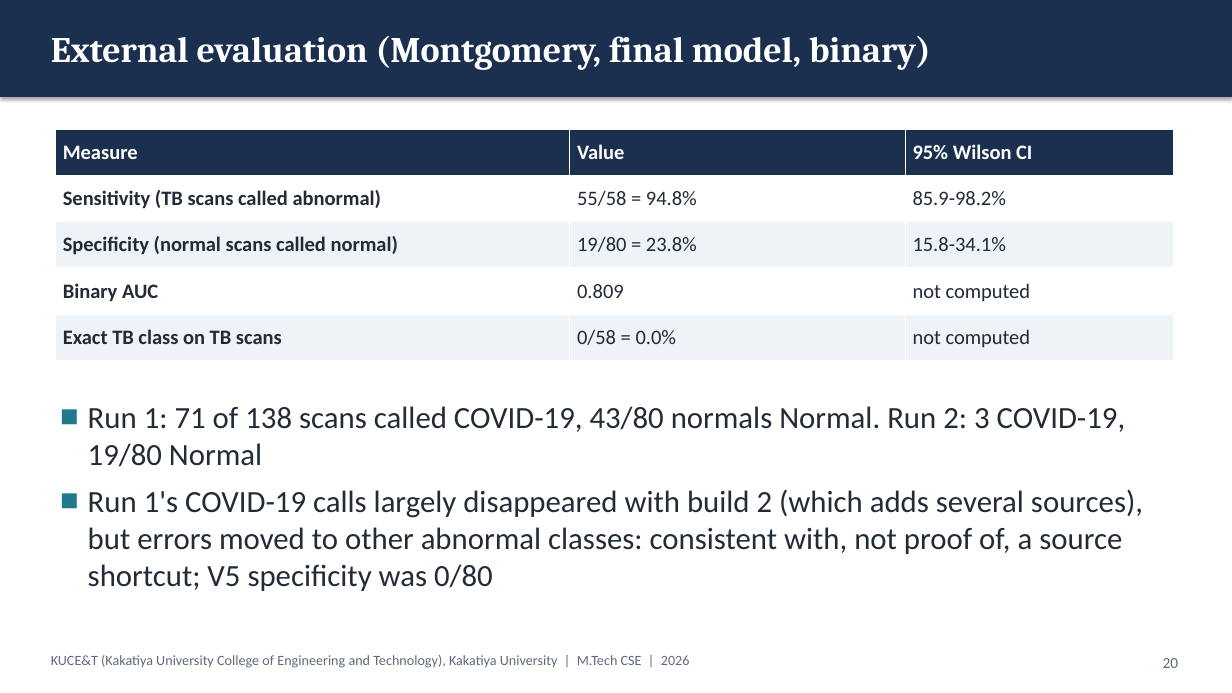
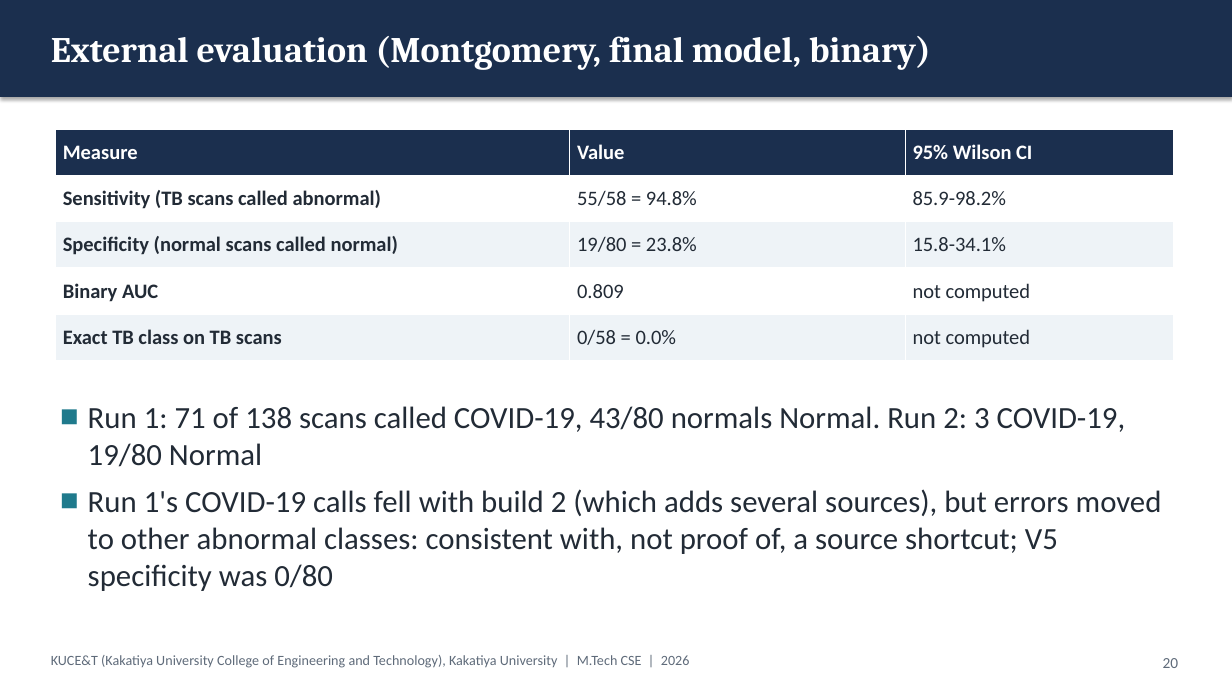
Before and after one commit to KSathwik/Lung_Disease_Detector, a slide deck: slide 20 of docs/presentation/LungAI_MTech_Presentation.pptx. Drawn at 1232x693 pixels with LibreOffice and Linux fonts; fonts in the diff are those of the drawing. Boxes give left, top, right and bottom in pixels: in the first picture for what was removed or moved away, otherwise in the second. Text is boxed around its words. In the diff, an @@ line names an element or a change of style, - is before the commit and + after.

```diff
--- a/docs/presentation/LungAI_MTech_Presentation.pptx
+++ b/docs/presentation/LungAI_MTech_Presentation.pptx
@@ text at (88, 489, 1162, 591): text changed @@
-■ Run 1's COVID-19 calls largely disappeared with build 2 (which adds several sources), but errors moved to other abnormal classes: consistent with, not proof of, a source shortcut; V5 specificity was 0/80
+■ Run 1's COVID-19 calls fell with build 2 (which adds several sources), but errors moved to other abnormal classes: consistent with, not proof of, a source shortcut; V5 specificity was 0/80
```
Also in this commit, not shown: 4 other slides changed, 51 other files.
